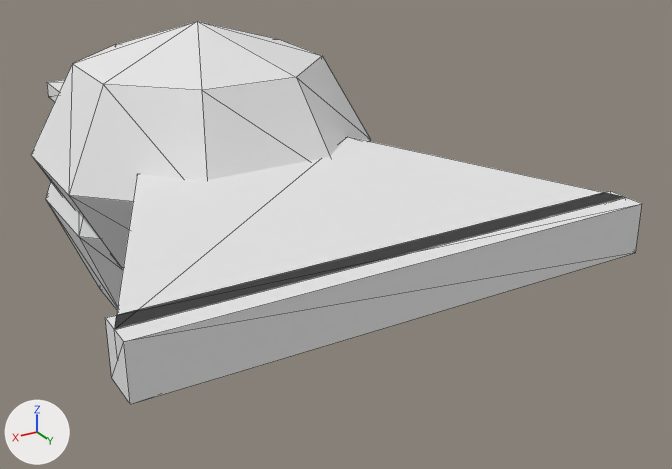
The glTF model assets/models/villager-head-fantail.glb as it was, and as the next commit left it.
Camera for both pictures: a camera (50 mm lens) standing at (0.822, 2.035, 2.982) and looking at (-0.181, 0.364, 2.146). The axes (+X, +Y, +Z) are drawn at lower left. The lights are the same throughout. The older version comes first. Mesh edges are drawn as thin lines. Vertices at exactly the same position are counted once.

The first picture shows 'head'.
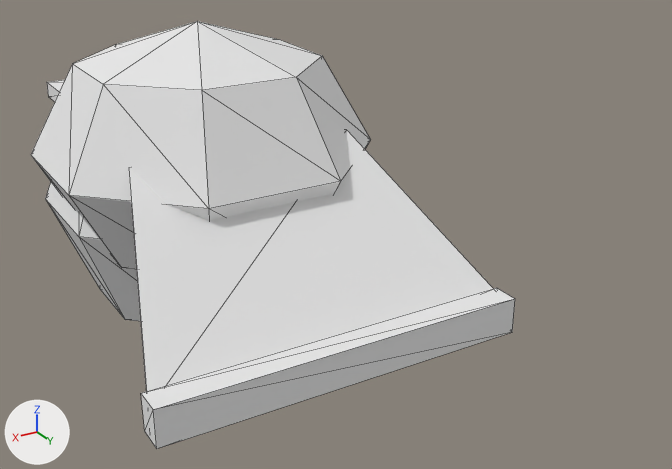
Boxes [x1, y1, x2, y2] around the edits, measured in the pictures (672 x 469 px):
'head', reshaped (21% narrower, 12% taller)
    before: [31, 21, 642, 404]
    after: [31, 21, 515, 449]
part 1 of me_head, cut back
    before: [105, 137, 642, 404]
    after: [129, 130, 515, 449]

Diff of the bpy script that builds the scene:
```diff
--- a/assets/models/villager-head-fantail.glb.py
+++ b/assets/models/villager-head-fantail.glb.py
@@ me_head @@
 # used by ob_head; location = (0.0, 0.0, 0.0)
-me_head.from_pydata(...)  # 84 vertices, 144 faces; spans x -0.5..0.5, y -0.48..0.94, z 1.8..2.596
+me_head.from_pydata(...)  # 84 vertices, 136 faces; spans x -0.4..0.4, y -0.48..0.73, z 1.8..2.596
+# me_head part 1
+# 7 vertices are removed from x -0.5..0.5, y 0.3..0.9, z 2.3..2.35
+# 12 faces are deleted
+# 9 vertices move from x -0.5..0.5, y 0.3..0.94, z 2.25..2.35 to x -0.4..0.4, y 0.28..0.73, z 2.006..2.36
+# 7 vertices are added at x -0.4..0.4, y 0.28..0.7, z 2.016..2.36
+# 4 new faces join them
 me_head.materials.append(mat_palette)
```
